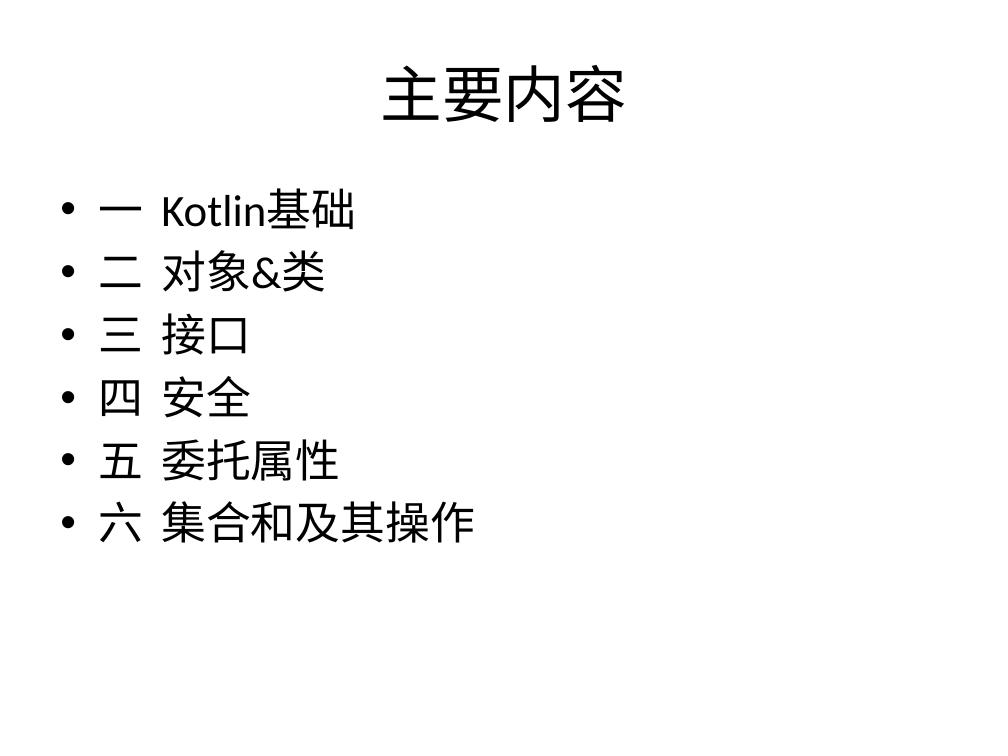
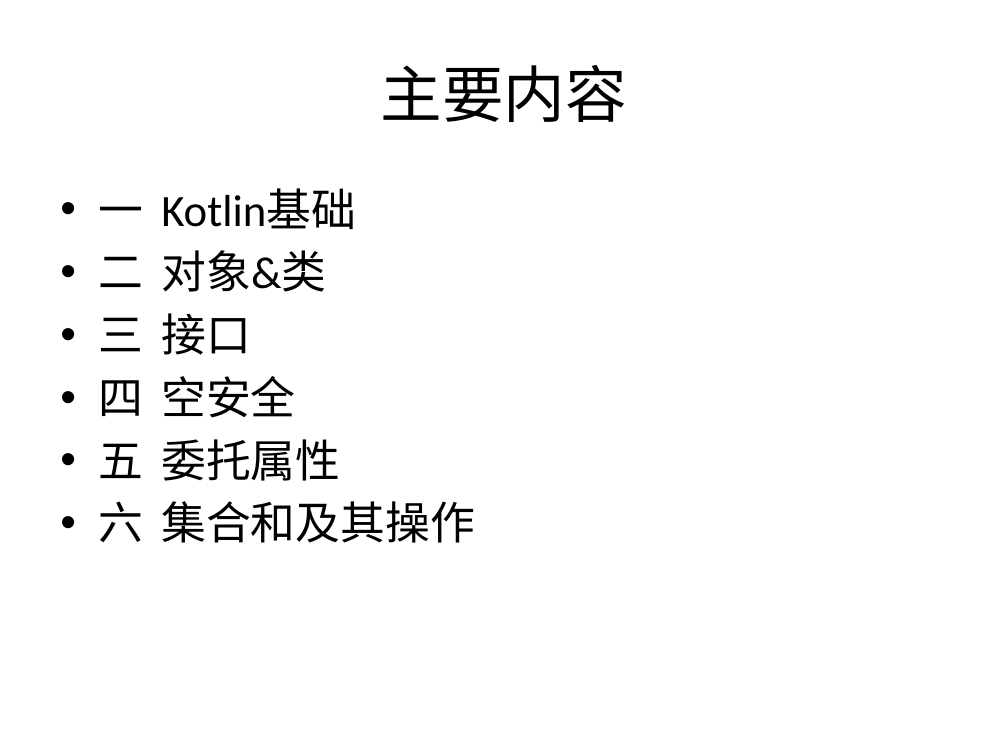
Before and after one commit to zxf2871/KotlinStudy, a slide deck: slide 2 of Kotlin初探.pptx. Drawn at 1008x756 pixels with LibreOffice and Linux fonts; fonts in the diff are those of the drawing. Boxes give left, top, right and bottom in pixels: in the first picture for what was removed or moved away, otherwise in the second. Text is boxed around its words. In the diff, an @@ line names an element or a change of style, - is before the commit and + after.

```diff
--- a/Kotlin初探.pptx
+++ b/Kotlin初探.pptx
@@ text at [98,376,295,418]: text changed @@
-• 四 安全
+• 四 空安全
```
Also in this commit, not shown: 5 other slides changed, 1 slide added, 2 slides removed.
